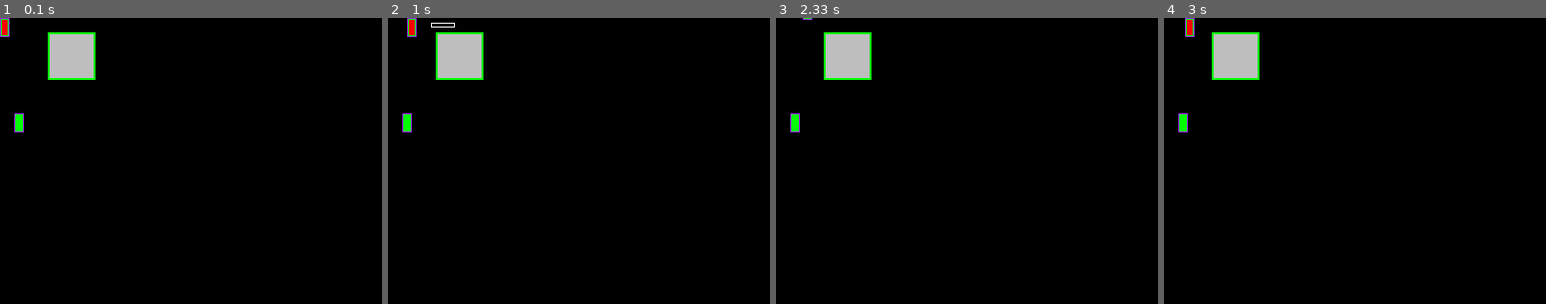
Above: before the commit, frames 1-4 (left to right).
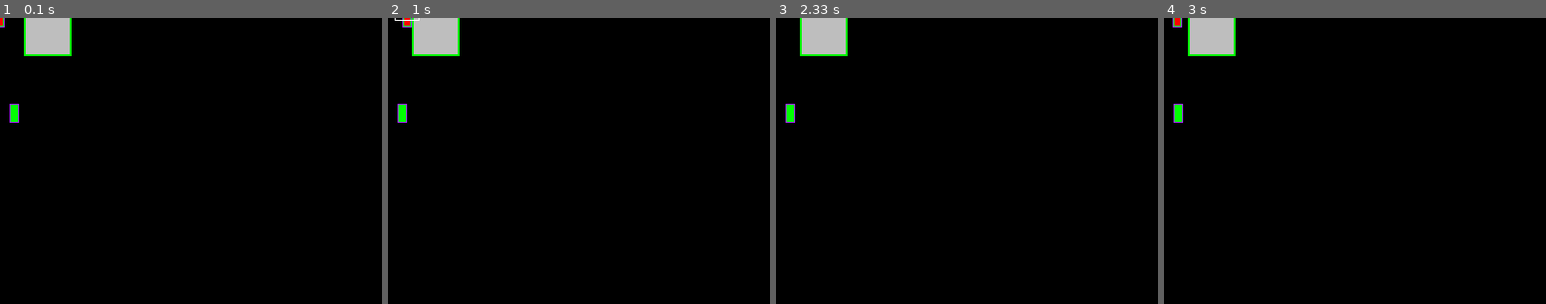
Above: after the commit, the same moments.

Repository: AbstractShard/YLPyGame
Game: pygame game, started from Code/main.py
The game is run twice, just before and just after one commit, with the same random seed, the same clock (stepped at 60 frames per second) and the same inputs.
Inputs (mouse positions are % of the whole screen's width and height, from its top left):
- Up to frame 1 (0.1 s): no input
- Up to frame 2 (1 s): click (50, 50) at 0.38 s; hold D from 0.67 s (still down)
- Up to frame 3 (2.33 s): release D at 1.13 s; hold W 1.17-1.47 s
- Up to frame 4 (3 s): hold S 2.57-2.87 s; hold A from 2.9 s (still down)
The pictures show only the part of the screen within x 0-50%, y 0-50%; the shares and areas given below are measured in that part.

The runs differ from the first frame. In frame 1, 3.3% of the frame differs, in the area x 0-25%, y 0-40%; in frame 2, 3.2%; in frame 3, 3.1%; in frame 4, 3.3%.

Commit message:
Added: - Orbit attack Note: - Now POSITIONS start AT CENTER not TOP LEFT corner

Diff:
--- a/Code/basic.py
+++ b/Code/basic.py
@@ -1,4 +1,5 @@
 import pygame
+import numpy
 import os
 
 # region FUNCTIONS
@@ -22,6 +23,25 @@
 
     image = image.convert_alpha()
     return image
+
+
+def get_rotated(original_image: pygame.Surface, current_rect: pygame.Rect, angle: int) -> (pygame.Surface, pygame.Rect):
+    rotated_image = pygame.transform.rotate(original_image, angle)
+    new_rect = rotated_image.get_rect(center=current_rect.center)
+    return rotated_image, new_rect
+
+
+def get_rotated_around_pivot(original_image: pygame.Surface, current_image: pygame.Surface,
+                             pivot: tuple, target: tuple, length: int):
+    offset = pygame.math.Vector2()
+    offset.from_polar((length, 0))
+
+    angle = int((pygame.math.Vector2(target) - pygame.math.Vector2(pivot)).as_polar()[1])
+    pos = pivot + offset.rotate(angle)
+
+    new_rect = current_image.get_rect(center=pos)
+    new_image, new_rect = get_rotated(original_image, new_rect, -angle)
+    return new_image, new_rect
 
 
 def draw_debug(screen, groups: list):
@@ -41,6 +61,19 @@
 
             if hasattr(sprite, "curr_attacks") and sprite.curr_attacks:
                 for atk in sprite.curr_attacks:
+                    if isinstance(atk, OrbitAttack):
+                        pix_arr = pygame.surfarray.pixels3d(atk.image)
+
+                        for i in range(len(pix_arr)):
+                            for j in range(len(pix_arr[i])):
+                                pix_arr[i][j] = numpy.array(pygame.Color("red")[:-1])\
+                                    if atk.counter["frames"] else numpy.array(pygame.Color("white")[:-1])
+
+                        del pix_arr
+
+                        screen.blit(atk.image, atk.rect.topleft)
+                        continue
+
                     atk_image = pygame.Surface(atk.rect.size, pygame.SRCALPHA)
                     pygame.draw.rect(atk_image, "red" if atk.counter["frames"] else "white", (0, 0, *atk.rect.size), 1)
 
@@ -52,10 +85,14 @@
     def __init__(self, start_pos: tuple, size: tuple, collision_type: str, relative_pos=None):
         super().__init__()
 
-        self.image = pygame.Surface(size, pygame.SRCALPHA)
-        self.image.fill("white")
-
-        self.rect = pygame.Rect(start_pos, self.image.get_rect().size)
+        self.orig_image = pygame.Surface(size, pygame.SRCALPHA)
+        self.orig_image.fill("white")
+
+        self.image = self.orig_image
+
+        self.rect = pygame.Rect((0, 0), self.image.get_rect().size)
+        self.rect.center = start_pos
+
         self.mask = pygame.mask.from_surface(self.image)
 
         self.collision_type = collision_type
@@ -75,12 +112,31 @@
 
         self.counter = {"frames": self.active_frames,
                         "cooldown": self.cooldown}
+        self.pos_diff = (0, 0)
 
     def setup(self, pos: tuple):
-        self.rect.x, self.rect.y = pos
+        self.rect.center = pos
 
         self.counter = {"frames": self.active_frames,
                         "cooldown": self.cooldown}
+
+        self.pos_diff = self.rect.center[0] - pos[0], self.rect.center[1] - pos[1]
+
+
+class OrbitAttack(Attack):
+    def __init__(self, relative_to_pivot_pos: tuple, size: tuple, length: int, active_frames: int, damage: int, cooldown: int,
+                 applied_invincibility_frames: int):
+        super().__init__(relative_to_pivot_pos, size, "mask", active_frames, damage, cooldown, applied_invincibility_frames, True)
+
+        self.length = length
+
+    def setup_orbit(self, pivot_pos: tuple, target: tuple):
+        super().setup(pivot_pos)
+
+        self.image, self.rect = get_rotated_around_pivot(self.orig_image, self.image, self.rect.center, target, self.length)
+        self.mask = pygame.mask.from_surface(self.image)
+
+        self.pos_diff = self.rect.center[0] - pivot_pos[0], self.rect.center[1] - pivot_pos[1]
 
 
 class Part(pygame.sprite.Sprite):
@@ -89,6 +145,7 @@
         super().__init__(*groups)
 
         # basics
+        self.orig_image = None
         self.image = None
         self.rect = None
 
@@ -102,16 +159,18 @@
 
     def setup_basics(self, pos: tuple, img_name="", colorkey=0, tsize=(50, 50), tcolor="grey"):
         if img_name:
-            self.image = load_image(img_name, colorkey)
+            self.orig_image = load_image(img_name, colorkey)
         else:
-            self.image = pygame.Surface(tsize, pygame.SRCALPHA)
-            self.image.fill(tcolor)
-
-        self.rect = pygame.Rect(pos, self.image.get_rect().size)
+            self.orig_image = pygame.Surface(tsize, pygame.SRCALPHA)
+            self.orig_image.fill(tcolor)
+
+        self.image = self.orig_image
+        self.rect = pygame.Rect((0, 0), self.image.get_rect().size)
+        self.rect.center = pos
 
     def update_collider(self, update_mask=False):
-        self.collider.rect.x = self.rect.x + self.collider.relative_pos[0]
-        self.collider.rect.y = self.rect.y + self.collider.relative_pos[1]
+        self.collider.rect.center = (self.rect.center[0] + self.collider.relative_pos[0],
+                                     self.rect.center[1] + self.collider.relative_pos[1])
 
         if update_mask:
             self.collider.mask = pygame.mask.from_surface(self.collider.image)
@@ -164,8 +223,14 @@
         if self.health <= 0:
             self.kill()
 
-    def make_attack(self, atk: Attack):
-        atk.setup((self.rect.x + atk.relative_pos[0], self.rect.y + atk.relative_pos[1]))
+    def make_attack(self, atk: Attack, target=(0, 0)):
+        pos_to_pass = (self.rect.center[0] + atk.relative_pos[0], self.rect.center[1] + atk.relative_pos[1])
+
+        if isinstance(atk, OrbitAttack):
+            atk.setup_orbit(pos_to_pass, target)
+        else:
+            atk.setup(pos_to_pass)
+
         self.curr_attacks.append(atk)
 
     def check_attacks(self):
@@ -211,13 +276,12 @@
         self.frame = self.frame + 1 if self.curr_attacks else 0
 
     def update_boxes(self):
-        self.hurtbox.rect.x = self.rect.x + self.hurtbox.relative_pos[0]
-        self.hurtbox.rect.y = self.rect.y + self.hurtbox.relative_pos[1]
+        self.hurtbox.rect.center = (self.rect.center[0] + self.hurtbox.relative_pos[0],
+                                    self.rect.center[1] + self.hurtbox.relative_pos[1])
 
         for atk in self.curr_attacks:
             if atk.movable:
-                atk.rect.x = self.rect.x + atk.relative_pos[0]
-                atk.rect.y = self.rect.y + atk.relative_pos[1]
+                atk.rect.center = self.rect.center[0] + atk.pos_diff[0], self.rect.center[1] + atk.pos_diff[1]
 
     def update(self):
         self.update_frames()
--- a/Code/player.py
+++ b/Code/player.py
@@ -3,7 +3,7 @@
 
 # BINDS
 MOVEMENT = {pygame.K_w: (0, -1), pygame.K_d: (1, 0), pygame.K_s: (0, 1), pygame.K_a: (-1, 0)}
-ATTACKS = {("MOUSE", 0): "TESTATTACK"}
+ATTACKS = {("MOUSE", 0): "TESTATTACK", ("MOUSE", 2): "ORBITTESTATTACK"}
 
 # MOVEMENT
 SPEED = 1
@@ -64,7 +64,7 @@
 
 class TestAttack(basic.Attack, basic.State):
     def __init__(self):
-        basic.Attack.__init__(self, (25, 5), (25, 5), "rect", 15, 25, 50, 50)
+        basic.Attack.__init__(self, (0, 0), (26, 5), "rect", 15, 25, 50, 50)
         basic.State.__init__(self)
 
     def run(self, parent) -> str:
@@ -73,10 +73,23 @@
 
         if self not in parent.curr_attacks:
             parent.make_attack(self)
+
+
+class OrbitTestAttack(basic.OrbitAttack, basic.State):
+    def __init__(self):
+        basic.OrbitAttack.__init__(self, (0, 0), (15, 15), 15, 15, 25, 50, 50)
+        basic.State.__init__(self)
+
+    def run(self, parent) -> str:
+        if self.counter["frames"] <= 0 < self.counter["cooldown"]:
+            return "IDLE"
+
+        if self not in parent.curr_attacks:
+            parent.make_attack(self, pygame.mouse.get_pos())
 # endregion
 
 
-STATES = {"IDLE": Idle(), "MOVE": Move(), "TESTATTACK": TestAttack()}
+STATES = {"IDLE": Idle(), "MOVE": Move(), "TESTATTACK": TestAttack(), "ORBITTESTATTACK": OrbitTestAttack()}
 
 
 class Player(basic.StateMachine, basic.Entity):
--- /dev/null
+++ b/Code/test.py
@@ -0,0 +1,78 @@
+import pygame
+import sys
+
+import player
+import basic
+
+# MAIN
+SIZE = WIDTH, HEIGHT = 800, 600
+FPS = 60
+CLOCK = pygame.time.Clock()
+
+# GROUPS
+PLAYER_GROUP = pygame.sprite.Group()
+ENVIRONMENT_GROUP = pygame.sprite.Group()
+ROTATE_GROUP = pygame.sprite.Group()
+
+
+class RotateSprite(pygame.sprite.Sprite):
+    def __init__(self):
+        super().__init__(ROTATE_GROUP)
+
+        self.orig_image = pygame.Surface((25, 25), pygame.SRCALPHA)
+        self.image = self.orig_image
+        self.image.fill("light blue")
+
+        self.pivot = (150, 50)
+        self.chain_lenght = 150
+        self.offset = pygame.math.Vector2()
+        self.offset.from_polar((self.chain_lenght, -0))
+        self.angle = 0
+
+        self.pos = self.pivot + self.offset
+        self.rect = self.image.get_rect(center=self.pos)
+
+    def update(self):
+        pygame.draw.line(SCREEN, "yellow", self.pivot, self.rect.center, 1)
+        self.image, self.rect = basic.get_rotated_around_pivot(self.orig_image, self.image, self.pivot, pygame.mouse.get_pos(), self.chain_lenght)
+        # mouse_offset = pygame.math.Vector2(pygame.mouse.get_pos()) - pygame.math.Vector2(self.pivot)
+        # mouse_angle = mouse_offset.as_polar()[1]
+        # self.pos = self.pivot + self.offset.rotate(mouse_angle)
+        # self.rect = self.image.get_rect(center=self.pos)
+        #
+        # self.image, self.rect = basic.get_rotated(self.orig_image, self.rect, -int(mouse_angle))
+
+if __name__ == "__main__":
+    pygame.display.set_caption("test")
+    pygame.init()
+
+    SCREEN = pygame.display.set_mode(SIZE)
+
+    PLAYER = player.Player([PLAYER_GROUP], [ENVIRONMENT_GROUP], [])
+    WALL = basic.Part([ENVIRONMENT_GROUP], [], (50, 15), True)
+    ROTATE_BLOCK = RotateSprite()
+
+    while True:
+        SCREEN.fill("black")
+
+        for event in pygame.event.get():
+            if event.type == pygame.QUIT:
+                pygame.quit()
+                sys.exit()
+
+        SCREEN.fill("black")
+
+        PLAYER.update()
+
+        ENVIRONMENT_GROUP.draw(SCREEN)
+        PLAYER_GROUP.draw(SCREEN)
+        ROTATE_GROUP.draw(SCREEN)
+
+        ROTATE_GROUP.update()
+
+        basic.draw_debug(SCREEN, [ENVIRONMENT_GROUP, PLAYER_GROUP])
+        pygame.draw.rect(SCREEN, "yellow", ROTATE_BLOCK.rect, 1)
+
+        pygame.display.flip()
+        CLOCK.tick(FPS)
+    pygame.quit()
